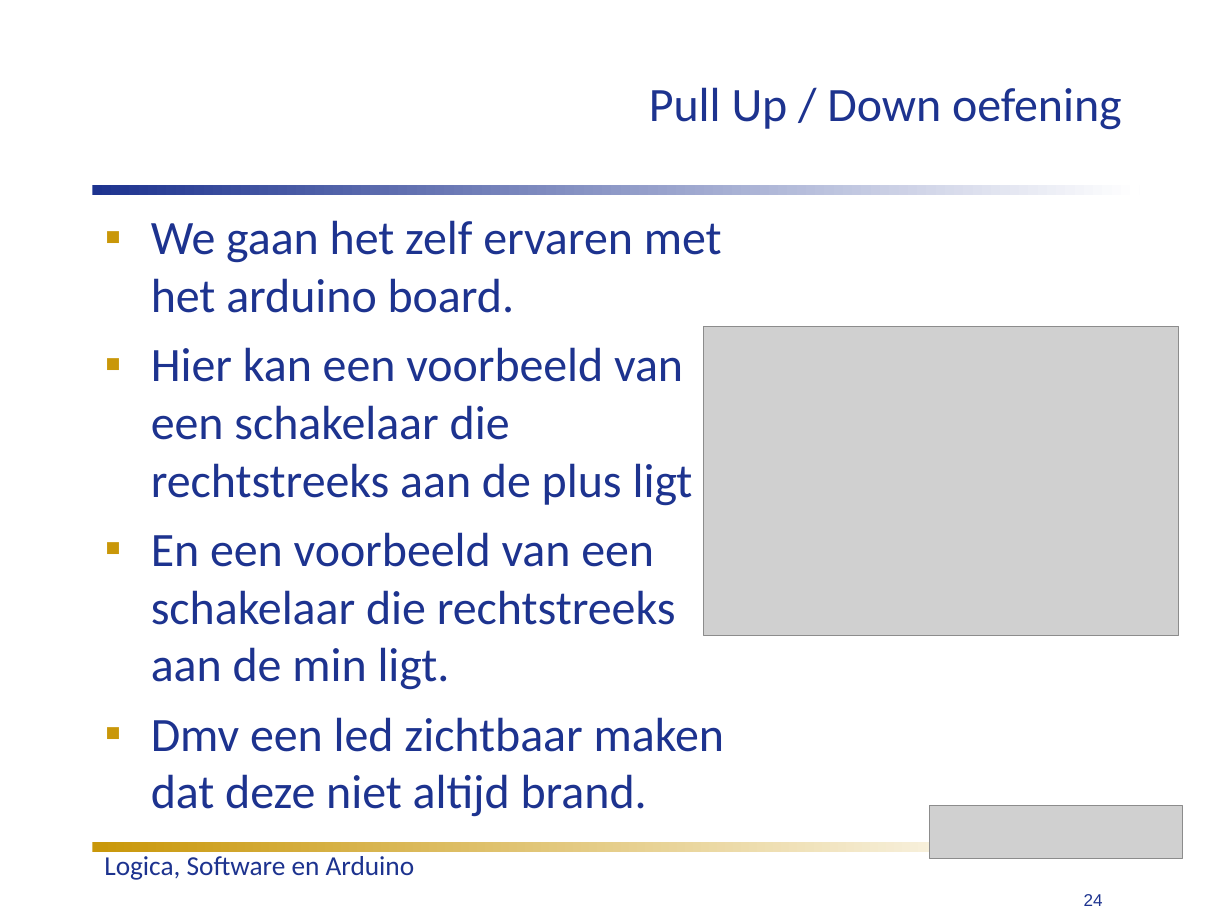
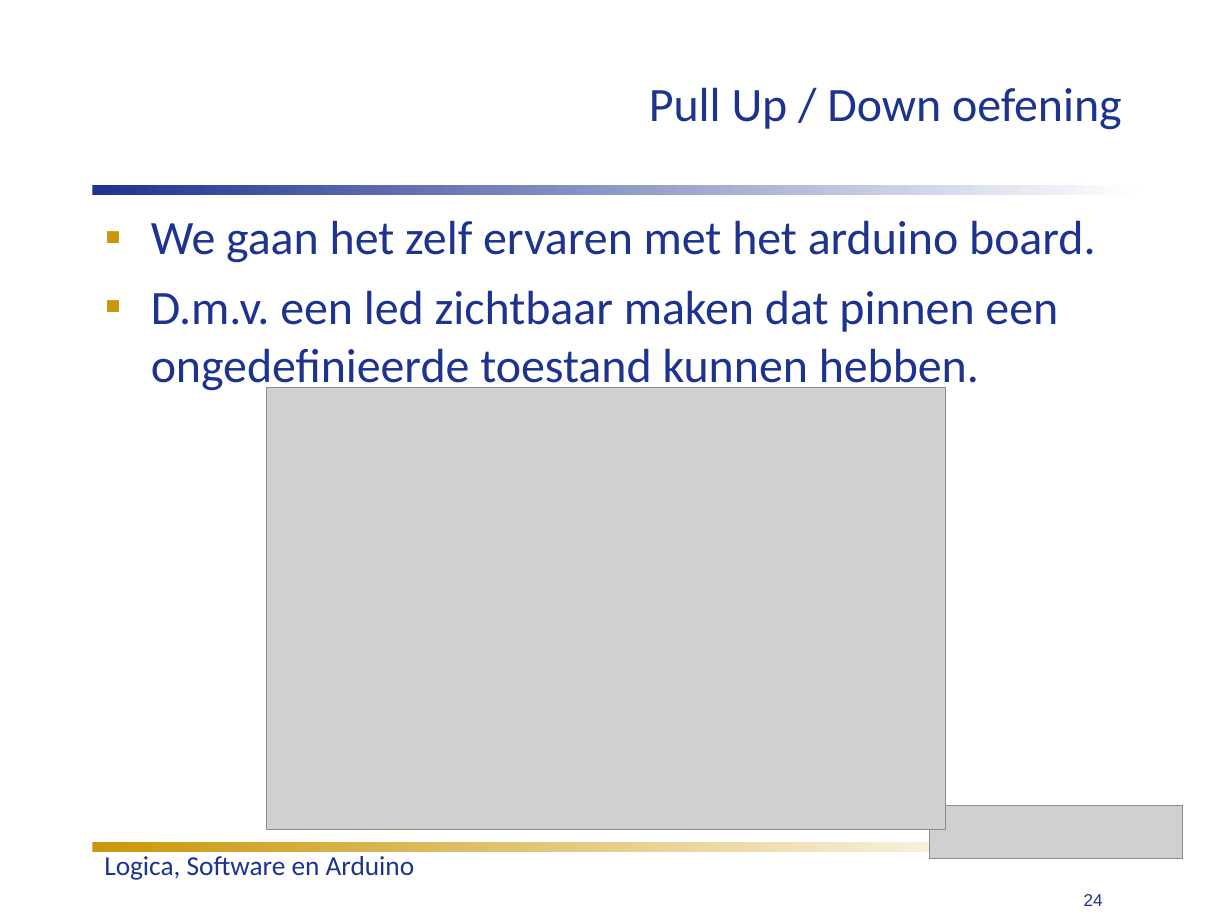
Before and after one commit to humiq/Greendevelopment, a slide deck: slide 24 of trunk/documents/Colleges/ISIROB College 3.ppt. Drawn at 1232x924 pixels with LibreOffice and Linux fonts; fonts in the diff are those of the drawing; grey boxes stand for pictures. Boxes give left, top, right and bottom in pixels: in the first picture for what was removed or moved away, otherwise in the second. Text is boxed around its words. In the diff, an @@ line names an element or a change of style, - is before the commit and + after.

```diff
--- a/trunk/documents/Colleges/ISIROB College 3.ppt
+++ b/trunk/documents/Colleges/ISIROB College 3.ppt
@@ text at (151,290,1058,393): text changed @@
-▪ Hier kan een voorbeeld van een schakelaar die rechtstreeks aan de plus ligt
-▪ En een voorbeeld van een schakelaar die rechtstreeks aan de min ligt.
-▪ Dmv een led zichtbaar maken dat deze niet altijd brand.
+▪ D.m.v. een led zichtbaar maken dat pinnen een ongedefinieerde toestand kunnen hebben.
@@ picture: place and size @@
-picture at (703,326,1179,636)
+picture at (266,388,945,830)
```
Also in this commit, not shown: 2 slides added, 2 other files.
